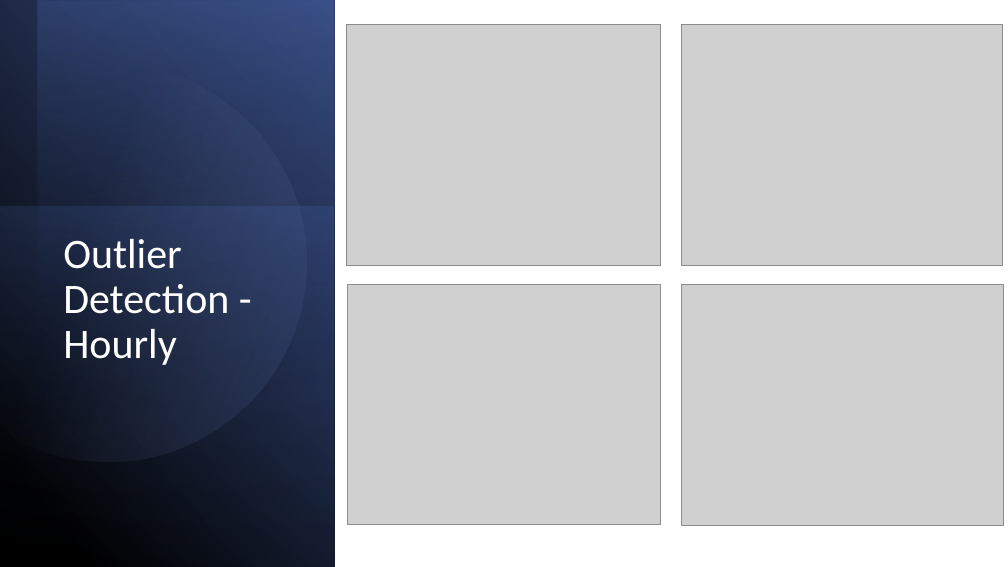
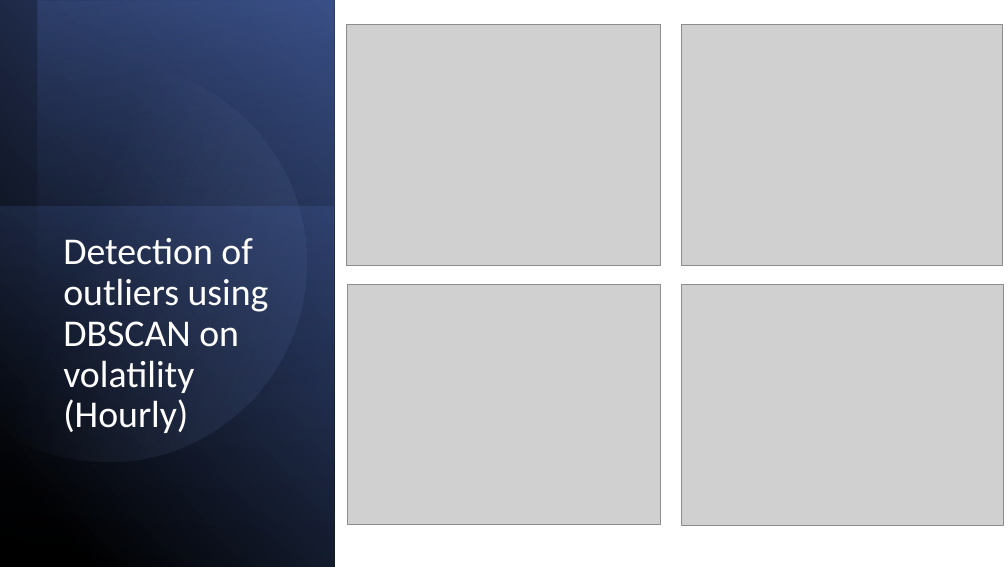
Before and after one commit to Jordanm37/Algo_trading, a slide deck: slide 10 of AE test/Quant_test_presentation_Jordan.pptx (slide 17 before the commit). Drawn at 1008x567 pixels with LibreOffice and Linux fonts; fonts in the diff are those of the drawing; grey boxes stand for pictures. Boxes give left, top, right and bottom in pixels: in the first picture for what was removed or moved away, otherwise in the second. Text is boxed around its words. In the diff, an @@ line names an element or a change of style, - is before the commit and + after.

```diff
--- a/AE test/Quant_test_presentation_Jordan.pptx
+++ b/AE test/Quant_test_presentation_Jordan.pptx
@@ title at [63,238,269,433]: text changed; size 40 to 36 pt @@
-Outlier Detection - Hourly
+Detection of outliers using DBSCAN on volatility (Hourly)
```
Also in this commit, not shown: 14 other slides changed, 1 slide added, 1 slide removed, 4 other files.
